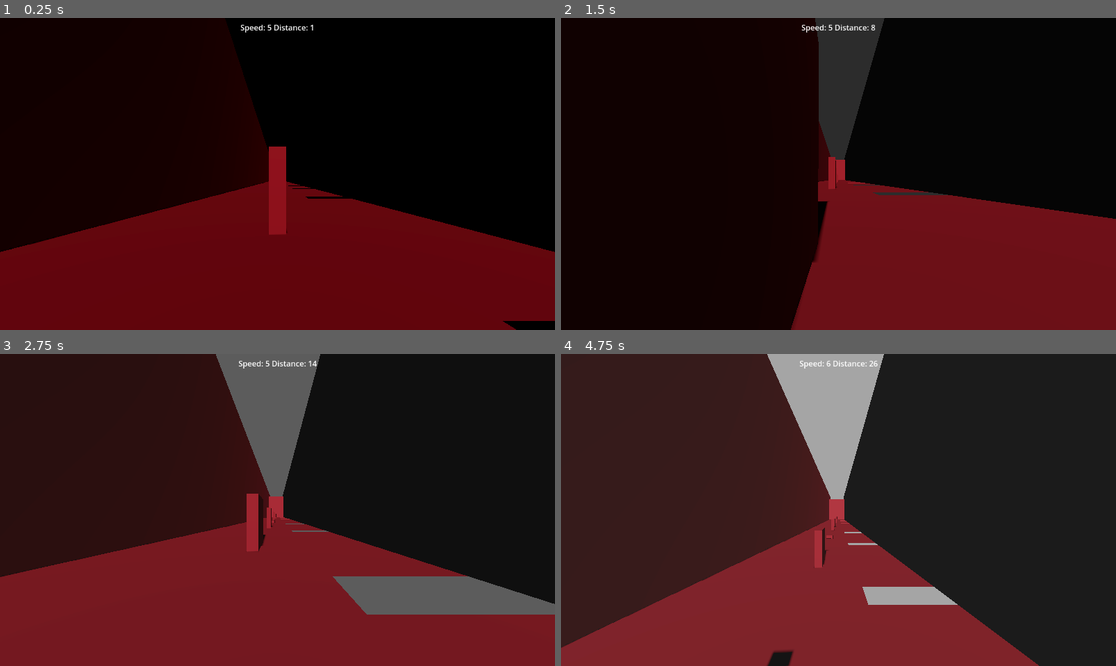
Above: before the commit, frames 1-4 (two rows, left to right).
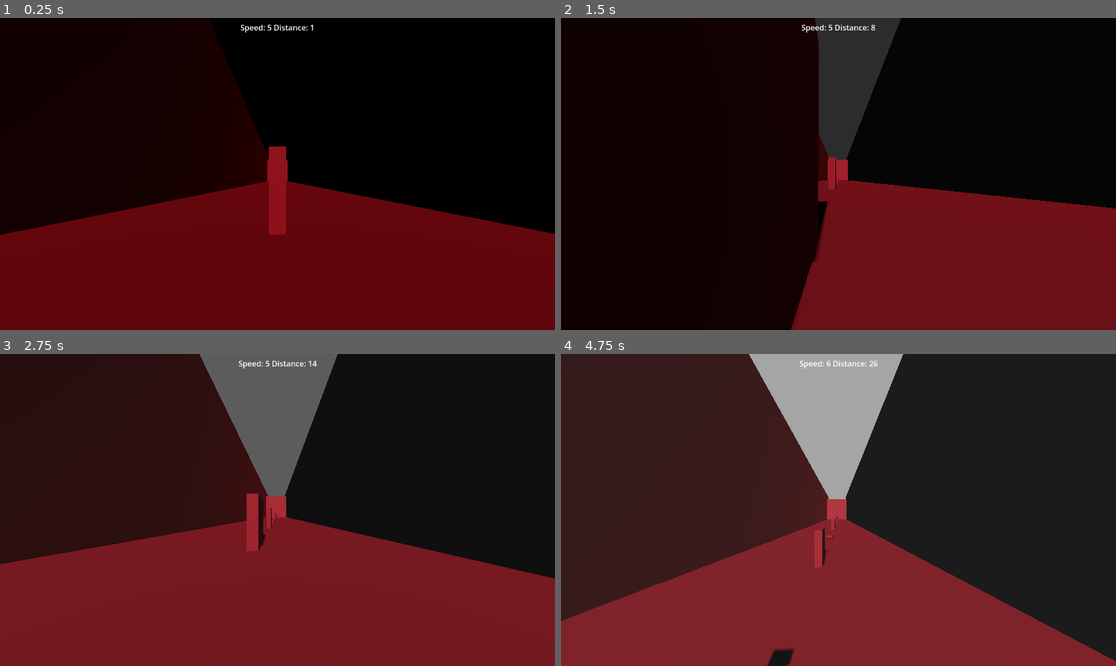
Above: after the commit, the same moments.

Repository: finalsabbath/3d-runner
Game: Godot game, scene res://scenes/world.tscn
Same seed, same stepped clock (60 frames per second), same inputs: the game is played once before the commit and once after it.
Inputs:
- Up to frame 1 (0.25 s): no input
- Up to frame 2 (1.5 s): hold Right (move_right) 0.53-1.28 s; tap Ctrl (slide) at 0.6, 1.35 s; tap Space (jump) at 0.77 s; hold Down (ui_down) from 1.28 s (still down)
- Up to frame 3 (2.75 s): tap Space (jump) at 1.52 s; release Down (ui_down) at 2.03 s; hold Right (move_right) from 2.03 s (still down); tap Ctrl (slide) at 2.1 s
- Up to frame 4 (4.75 s): release Right (move_right) at 2.78 s; hold Up (ui_up) 2.78-3.53 s; tap Ctrl (slide) at 2.85, 3.6, 4.35 s; tap Space (jump) at 3.02, 3.77, 4.52 s; hold Left (move_left) from 3.53 s (still down)

The runs differ from the first frame. In frame 1, 3.7% of the frame differs, in the area x 0-100%, y 3-100%; in frame 2, 1.8%; in frame 3, 8.5%; in frame 4, 8.6%, in the area x 0-100%, y 0-100%.

Commit message:
convert terrain to 16x16 panels of 2x2 to make it more gridlike.  Makes the whole corridor a bit wider

Diff:
--- a/3d-runner/scenes/terrain_controller.gd
+++ b/3d-runner/scenes/terrain_controller.gd
@@ -2,7 +2,7 @@
 class_name TerrainController
 
 const TERRAIN_LENGTH: int = 16
-const TERRAIN_WIDTH: int = 12
+const TERRAIN_WIDTH: int = 16
 const VELOCITY_MULT: int = 10
 
 ## Holds the catalog of loaded terrian block scenes
--- a/3d-runner/scenes/terrain_panel.tscn
+++ b/3d-runner/scenes/terrain_panel.tscn
@@ -1,10 +1,10 @@
 [gd_scene load_steps=3 format=3 uid="uid://b1xi5vibsdo4m"]
 
 [sub_resource type="BoxShape3D" id="BoxShape3D_g74f0"]
-size = Vector3(5, 0, 2)
+size = Vector3(4, 0, 2)
 
 [sub_resource type="BoxMesh" id="BoxMesh_611o0"]
-size = Vector3(5, 0, 2)
+size = Vector3(4, 0, 2)
 
 [node name="StaticBody3D" type="StaticBody3D"]
 
--- a/3d-runner/scenes/world.tscn
+++ b/3d-runner/scenes/world.tscn
@@ -59,10 +59,10 @@
 [node name="UI" parent="." instance=ExtResource("3_4wyf3")]
 
 [node name="Wall1" parent="." instance=ExtResource("7_i7141")]
-transform = Transform3D(1, 0, 0, 0, 1, 0, 0, 0, 1, 6, 0, 0)
+transform = Transform3D(1, 0, 0, 0, 1, 0, 0, 0, 1, 7.97635, 0, -3.93271)
 
 [node name="Wall2" parent="." instance=ExtResource("7_i7141")]
-transform = Transform3D(-1, 0, -8.74228e-08, 0, 1, 0, 8.74228e-08, 0, -1, -6, 0, -174.48)
+transform = Transform3D(-1, 0, -8.74228e-08, 0, 1, 0, 8.74228e-08, 0, -1, -7.85543, 0, -174.48)
 
 [node name="Wall3" parent="." instance=ExtResource("7_i7141")]
 transform = Transform3D(-4.37114e-08, 0, 1, 0, 1, 0, -1, 0, -4.37114e-08, 102.237, -3.61528, -161.681)
--- /dev/null
+++ b/3d-runner/templates/obstacle_template.tscn
@@ -0,0 +1,18 @@
+[gd_scene load_steps=3 format=3 uid="uid://cf3gdlhmo188"]
+
+[sub_resource type="BoxShape3D" id="BoxShape3D_rrb2v"]
+size = Vector3(1, 10, 1)
+
+[sub_resource type="BoxMesh" id="BoxMesh_10aqq"]
+size = Vector3(0.5, 5, 3)
+
+[node name="ObstacleTemplate" type="Node3D"]
+
+[node name="Barrier" type="StaticBody3D" parent="."]
+
+[node name="CollisionShape3D" type="CollisionShape3D" parent="Barrier"]
+transform = Transform3D(1, 0, 0, 0, 1, 0, 0, 0, 1, 0, 5, 0)
+shape = SubResource("BoxShape3D_rrb2v")
+
+[node name="MeshInstance3D" type="MeshInstance3D" parent="Barrier"]
+mesh = SubResource("BoxMesh_10aqq")
--- a/3d-runner/terrain_blocks/pit_1.tscn
+++ b/3d-runner/terrain_blocks/pit_1.tscn
@@ -6,70 +6,98 @@
 [node name="PitL" type="Node3D"]
 script = ExtResource("1_611o0")
 
-[node name="TerrainPanel1" parent="." instance=ExtResource("2_328rn")]
-transform = Transform3D(1, 0, 0, 0, 1, 0, 0, 0, 1, 5, 0, 0)
+[node name="TerrainPanel0-0" parent="." instance=ExtResource("2_328rn")]
+transform = Transform3D(1, 0, 0, 0, 1, 0, 0, 0, 1, 6, 0, 1.02723)
 
-[node name="TerrainPanel2" parent="." instance=ExtResource("2_328rn")]
+[node name="TerrainPanel0-1" parent="." instance=ExtResource("2_328rn")]
+transform = Transform3D(1, 0, 0, 0, 1, 0, 0, 0, 1, 6, 0, 3.02723)
 
-[node name="TerrainPanel3" parent="." instance=ExtResource("2_328rn")]
-transform = Transform3D(1, 0, 0, 0, 1, 0, 0, 0, 1, -5, 0, 0)
+[node name="TerrainPanel0-2" parent="." instance=ExtResource("2_328rn")]
+transform = Transform3D(1, 0, 0, 0, 1, 0, 0, 0, 1, 6, 0, 5.02723)
 
-[node name="TerrainPanel4" parent="." instance=ExtResource("2_328rn")]
-transform = Transform3D(1, 0, 0, 0, 1, 0, 0, 0, 1, 5, 0, 2)
+[node name="TerrainPanel0-3" parent="." instance=ExtResource("2_328rn")]
+transform = Transform3D(1, 0, 0, 0, 1, 0, 0, 0, 1, 6, 0, 7.02723)
 
-[node name="TerrainPanel5" parent="." instance=ExtResource("2_328rn")]
-transform = Transform3D(1, 0, 0, 0, 1, 0, 0, 0, 1, 0, 0, 2)
+[node name="TerrainPanel0-4" parent="." instance=ExtResource("2_328rn")]
+transform = Transform3D(1, 0, 0, 0, 1, 0, 0, 0, 1, 6, 0, 9.02723)
 
-[node name="TerrainPanel6" parent="." instance=ExtResource("2_328rn")]
-transform = Transform3D(1, 0, 0, 0, 1, 0, 0, 0, 1, -5, 0, 2)
+[node name="TerrainPanel0-5" parent="." instance=ExtResource("2_328rn")]
+transform = Transform3D(1, 0, 0, 0, 1, 0, 0, 0, 1, 6, 0, 11.0272)
 
-[node name="TerrainPanel7" parent="." instance=ExtResource("2_328rn")]
-transform = Transform3D(1, 0, 0, 0, 1, 0, 0, 0, 1, 5, 0, 4)
+[node name="TerrainPanel0-6" parent="." instance=ExtResource("2_328rn")]
+transform = Transform3D(1, 0, 0, 0, 1, 0, 0, 0, 1, 6, 0, 13.0272)
 
-[node name="TerrainPanel8" parent="." instance=ExtResource("2_328rn")]
-transform = Transform3D(1, 0, 0, 0, 1, 0, 0, 0, 1, 0, 0, 4)
+[node name="TerrainPanel0-7" parent="." instance=ExtResource("2_328rn")]
+transform = Transform3D(1, 0, 0, 0, 1, 0, 0, 0, 1, 6, 0, 15.0272)
 
-[node name="TerrainPanel9" parent="." instance=ExtResource("2_328rn")]
-transform = Transform3D(1, 0, 0, 0, 1, 0, 0, 0, 1, -5, 0, 4)
+[node name="TerrainPanel1-0" parent="." instance=ExtResource("2_328rn")]
+transform = Transform3D(1, 0, 0, 0, 1, 0, 0, 0, 1, 2, 0, 0.998939)
 
-[node name="TerrainPanel11" parent="." instance=ExtResource("2_328rn")]
-transform = Transform3D(1, 0, 0, 0, 1, 0, 0, 0, 1, 0, 0, 6)
+[node name="TerrainPanel1-1" parent="." instance=ExtResource("2_328rn")]
+transform = Transform3D(1, 0, 0, 0, 1, 0, 0, 0, 1, 2, 0, 2.99894)
 
-[node name="TerrainPanel12" parent="." instance=ExtResource("2_328rn")]
-transform = Transform3D(1, 0, 0, 0, 1, 0, 0, 0, 1, -5, 0, 6)
+[node name="TerrainPanel1-2" parent="." instance=ExtResource("2_328rn")]
+transform = Transform3D(1, 0, 0, 0, 1, 0, 0, 0, 1, 2, 0, 4.99894)
 
-[node name="TerrainPanel13" parent="." instance=ExtResource("2_328rn")]
-transform = Transform3D(1, 0, 0, 0, 1, 0, 0, 0, 1, 5, 0, 8)
+[node name="TerrainPanel1-3" parent="." instance=ExtResource("2_328rn")]
+transform = Transform3D(1, 0, 0, 0, 1, 0, 0, 0, 1, 2, 0, 6.99894)
 
-[node name="TerrainPanel14" parent="." instance=ExtResource("2_328rn")]
-transform = Transform3D(1, 0, 0, 0, 1, 0, 0, 0, 1, 0, 0, 8)
+[node name="TerrainPanel1-4" parent="." instance=ExtResource("2_328rn")]
+transform = Transform3D(1, 0, 0, 0, 1, 0, 0, 0, 1, 2, 0, 8.99894)
 
-[node name="TerrainPanel15" parent="." instance=ExtResource("2_328rn")]
-transform = Transform3D(1, 0, 0, 0, 1, 0, 0, 0, 1, -5, 0, 8)
+[node name="TerrainPanel1-5" parent="." instance=ExtResource("2_328rn")]
+transform = Transform3D(1, 0, 0, 0, 1, 0, 0, 0, 1, 2, 0, 10.9989)
 
-[node name="TerrainPanel16" parent="." instance=ExtResource("2_328rn")]
-transform = Transform3D(1, 0, 0, 0, 1, 0, 0, 0, 1, 5, 0, 10)
+[node name="TerrainPanel1-6" parent="." instance=ExtResource("2_328rn")]
+transform = Transform3D(1, 0, 0, 0, 1, 0, 0, 0, 1, 2, 0, 12.9989)
 
-[node name="TerrainPanel17" parent="." instance=ExtResource("2_328rn")]
-transform = Transform3D(1, 0, 0, 0, 1, 0, 0, 0, 1, 0, 0, 10)
+[node name="TerrainPanel1-7" parent="." instance=ExtResource("2_328rn")]
+transform = Transform3D(1, 0, 0, 0, 1, 0, 0, 0, 1, 2, 0, 14.9989)
 
-[node name="TerrainPanel18" parent="." instance=ExtResource("2_328rn")]
-transform = Transform3D(1, 0, 0, 0, 1, 0, 0, 0, 1, -5, 0, 10)
+[node name="TerrainPanel2-0" parent="." instance=ExtResource("2_328rn")]
+transform = Transform3D(1, 0, 0, 0, 1, 0, 0, 0, 1, -2, 0, 1.00574)
 
-[node name="TerrainPanel19" parent="." instance=ExtResource("2_328rn")]
-transform = Transform3D(1, 0, 0, 0, 1, 0, 0, 0, 1, 5, 0, 12)
+[node name="TerrainPanel2-1" parent="." instance=ExtResource("2_328rn")]
+transform = Transform3D(1, 0, 0, 0, 1, 0, 0, 0, 1, -2, 0, 3.00574)
 
-[node name="TerrainPanel20" parent="." instance=ExtResource("2_328rn")]
-transform = Transform3D(1, 0, 0, 0, 1, 0, 0, 0, 1, 0, 0, 12)
+[node name="TerrainPanel2-2" parent="." instance=ExtResource("2_328rn")]
+transform = Transform3D(1, 0, 0, 0, 1, 0, 0, 0, 1, -2, 0, 5.00574)
 
-[node name="TerrainPanel21" parent="." instance=ExtResource("2_328rn")]
-transform = Transform3D(1, 0, 0, 0, 1, 0, 0, 0, 1, -5, 0, 12)
+[node name="TerrainPanel2-3" parent="." instance=ExtResource("2_328rn")]
+transform = Transform3D(1, 0, 0, 0, 1, 0, 0, 0, 1, -2, 0, 7.00574)
 
-[node name="TerrainPanel22" parent="." instance=ExtResource("2_328rn")]
-transform = Transform3D(1, 0, 0, 0, 1, 0, 0, 0, 1, 5, 0, 14)
+[node name="TerrainPanel2-4" parent="." instance=ExtResource("2_328rn")]
+transform = Transform3D(1, 0, 0, 0, 1, 0, 0, 0, 1, -2, 0, 9.00574)
 
-[node name="TerrainPanel23" parent="." instance=ExtResource("2_328rn")]
-transform = Transform3D(1, 0, 0, 0, 1, 0, 0, 0, 1, 0, 0, 14)
+[node name="TerrainPanel2-5" parent="." instance=ExtResource("2_328rn")]
+transform = Transform3D(1, 0, 0, 0, 1, 0, 0, 0, 1, -2, 0, 11.0057)
 
-[node name="TerrainPanel24" parent="." instance=ExtResource("2_328rn")]
-transform = Transform3D(1, 0, 0, 0, 1, 0, 0, 0, 1, -5, 0, 14)
+[node name="TerrainPanel2-6" parent="." instance=ExtResource("2_328rn")]
+transform = Transform3D(1, 0, 0, 0, 1, 0, 0, 0, 1, -2, 0, 13.0057)
+
+[node name="TerrainPanel2-7" parent="." instance=ExtResource("2_328rn")]
+transform = Transform3D(1, 0, 0, 0, 1, 0, 0, 0, 1, -2, 0, 15.0057)
+
+[node name="TerrainPanel3-0" parent="." instance=ExtResource("2_328rn")]
+transform = Transform3D(1, 0, 0, 0, 1, 0, 0, 0, 1, -6, 0, 1.02101)
+
+[node name="TerrainPanel3-1" parent="." instance=ExtResource("2_328rn")]
+transform = Transform3D(1, 0, 0, 0, 1, 0, 0, 0, 1, -6, 0, 3.02101)
+
+[node name="TerrainPanel3-2" parent="." instance=ExtResource("2_328rn")]
+transform = Transform3D(1, 0, 0, 0, 1, 0, 0, 0, 1, -6, 0, 5.02101)
+
+[node name="TerrainPanel4-3" parent="." instance=ExtResource("2_328rn")]
+transform = Transform3D(1, 0, 0, 0, 1, 0, 0, 0, 1, -6, 0, 7.02101)
+
+[node name="TerrainPanel3-4" parent="." instance=ExtResource("2_328rn")]
+transform = Transform3D(1, 0, 0, 0, 1, 0, 0, 0, 1, -6, 0, 9.02101)
+
+[node name="TerrainPanel3-5" parent="." instance=ExtResource("2_328rn")]
+transform = Transform3D(1, 0, 0, 0, 1, 0, 0, 0, 1, -6, 0, 11.021)
+
+[node name="TerrainPanel3-6" parent="." instance=ExtResource("2_328rn")]
+transform = Transform3D(1, 0, 0, 0, 1, 0, 0, 0, 1, -6, 0, 13.021)
+
+[node name="TerrainPanel3-7" parent="." instance=ExtResource("2_328rn")]
+transform = Transform3D(1, 0, 0, 0, 1, 0, 0, 0, 1, -6, 0, 15.021)
